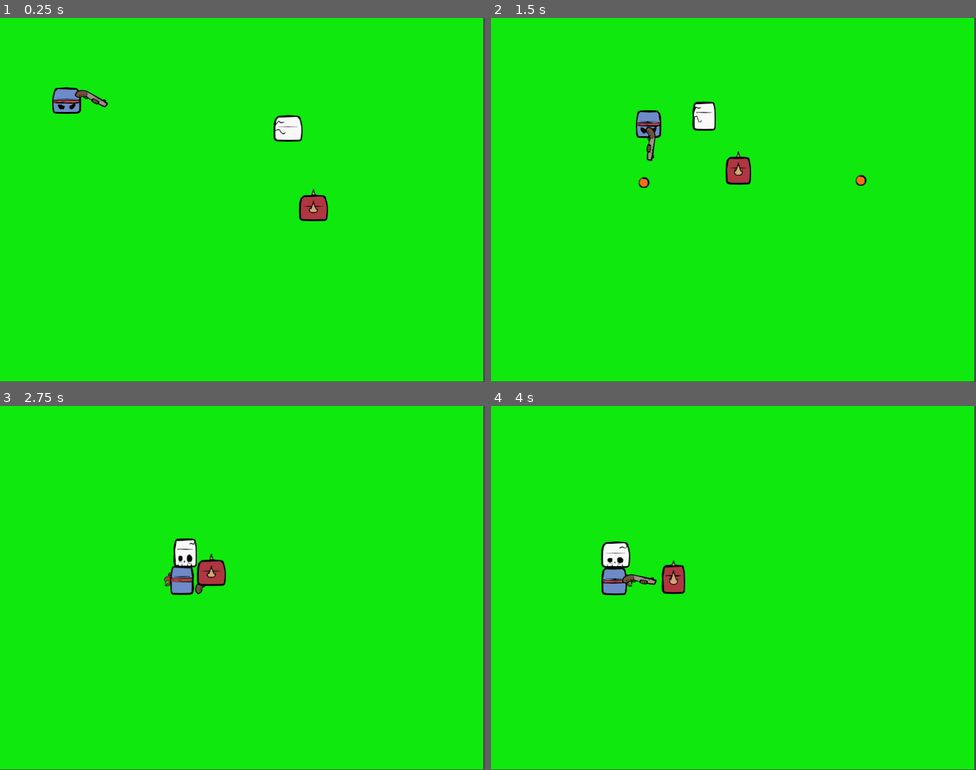
Above: before the commit, frames 1-4 (two rows, left to right).
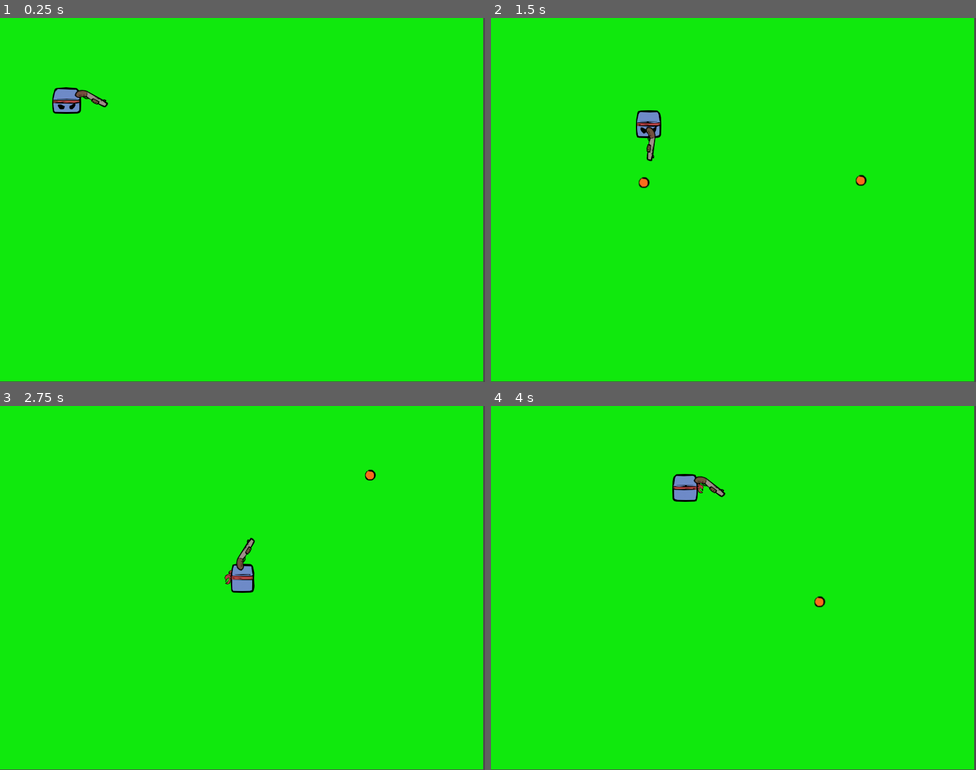
Above: after the commit, the same moments.

Repository: hipstarVenom/so-im-a-square
Game: Godot game, scene res://Scene/Main/main.tscn
The game is run twice, just before and just after one commit, with the same random seed, the same clock (stepped at 60 frames per second) and the same inputs.
Inputs (mouse positions are in pixels of both pictures, inside the frame that each line leads up to):
- Up to frame 1 (0.25 s): no input
- Up to frame 2 (1.5 s): move the mouse to (840, 181) at 0.52 s; hold Right (ui_right) 0.53-1.28 s; tap Space (shoot) at 0.6, 1.35 s; move the mouse to (636, 218) at 1.27 s; hold Down (ui_down) from 1.28 s (still down)
- Up to frame 3 (2.75 s): move the mouse to (291, 507) at 2.02 s; release Down (ui_down) at 2.03 s; hold Right (ui_right) from 2.03 s (still down); tap Space (shoot) at 2.1 s
- Up to frame 4 (4 s): move the mouse to (709, 660) at 2.77 s; release Right (ui_right) at 2.78 s; hold Up (ui_up) 2.78-3.53 s; tap Space (shoot) at 2.85, 3.6 s; move the mouse to (879, 642) at 3.52 s; hold Left (ui_left) from 3.53 s (still down)

The runs differ from the first frame. In frame 1, 0.8% of the frame differs, in the area x 56-68%, y 26-56%; in frame 2, 0.8%; in frame 3, 1.9%; in frame 4, 2.0%, in the area x 22-69%, y 18-56%.

Commit message:
feat : spawn system fix : run time error

Diff:
--- a/so-i-am-a-square-so-what-/Code/Gun/bullet.gd
+++ b/so-i-am-a-square-so-what-/Code/Gun/bullet.gd
@@ -27,7 +27,7 @@
 	if direction != Vector2.ZERO:
 		position += direction * speed * delta
 
-func _on_area_entered(area: Area2D):
+func _on_area_entered(_area: Area2D):
 	# Handle collision with other areas (like shields or triggers)
 	queue_free()
 
--- a/so-i-am-a-square-so-what-/Code/Monster/monster.gd
+++ b/so-i-am-a-square-so-what-/Code/Monster/monster.gd
@@ -6,6 +6,7 @@
 var health := max_health
 
 var player_body: CharacterBody2D = null
+
 
 func _ready():
 	var player_root = get_tree().get_root().find_child("player", true, false)
@@ -22,7 +23,7 @@
 
 	set_idle_anim(Vector2.DOWN)
 
-func _physics_process(delta):
+func _physics_process(_delta):
 	if not player_body:
 		return
 
@@ -41,13 +42,13 @@
 # Animation helpers
 # ======================
 func set_move_anim(dir: Vector2):
-	var name := get_anim_name(dir, "move")
-	anim.play(name)
+	var anim_name := get_anim_name(dir, "move")
+	anim.play(anim_name)
 	apply_flip(dir)
 
 func set_idle_anim(dir: Vector2):
-	var name := get_anim_name(dir, "idle")
-	anim.play(name)
+	var anim_name := get_anim_name(dir, "idle")
+	anim.play(anim_name)
 	apply_flip(dir)
 
 func apply_flip(dir: Vector2):
@@ -79,8 +80,8 @@
 	velocity = Vector2.ZERO
 
 	if has_node("CollisionShape2D"):
-		$CollisionShape2D.disabled = true
+		$CollisionShape2D.set_deferred("disabled", true)
 
 	anim.play("death")
 	await get_tree().create_timer(1.0).timeout
-	queue_free()
+	call_deferred("queue_free")
--- a/so-i-am-a-square-so-what-/Code/Player/player.gd
+++ b/so-i-am-a-square-so-what-/Code/Player/player.gd
@@ -22,7 +22,7 @@
 		gun_instance = gun_scene.instantiate() as Node2D
 		add_child(gun_instance)
 
-func _physics_process(delta: float) -> void:
+func _physics_process(_delta: float) -> void:
 	velocity = Vector2.ZERO
 
 	# Movement input
--- a/so-i-am-a-square-so-what-/Code/skeleton/skeleton.gd
+++ b/so-i-am-a-square-so-what-/Code/skeleton/skeleton.gd
@@ -22,7 +22,7 @@
 
 	set_idle_anim(Vector2.DOWN)
 
-func _physics_process(delta):
+func _physics_process(_delta):
 	if not player_body:
 		return
 
@@ -41,13 +41,13 @@
 # Animation helpers
 # ======================
 func set_move_anim(dir: Vector2):
-	var name := get_anim_name(dir, "move")
-	anim.play(name)
+	var anim_name := get_anim_name(dir, "move")
+	anim.play(anim_name)
 	apply_flip(dir)
 
 func set_idle_anim(dir: Vector2):
-	var name := get_anim_name(dir, "idle")
-	anim.play(name)
+	var anim_name := get_anim_name(dir, "idle")
+	anim.play(anim_name)
 	apply_flip(dir)
 
 func apply_flip(dir: Vector2):
@@ -79,8 +79,8 @@
 	velocity = Vector2.ZERO
 
 	if has_node("CollisionShape2D"):
-		$CollisionShape2D.disabled = true
+		$CollisionShape2D.set_deferred("disabled", true)
 
 	anim.play("death")
 	await get_tree().create_timer(1.0).timeout
-	queue_free()
+	call_deferred("queue_free")
--- /dev/null
+++ b/so-i-am-a-square-so-what-/Scene/Main/main.gd
@@ -0,0 +1,60 @@
+extends Node2D
+
+# Assign your monster scenes
+@export var monster_scene_1: PackedScene
+@export var monster_scene_2: PackedScene
+
+# Reference to player node
+@export var player: Node2D
+
+# Spawn intervals
+@export var spawn_interval_1: float = 15.0
+@export var spawn_interval_2: float = 30.0
+
+# Margin from edges
+@export var edge_margin: float = 50.0  # pixels from edges
+@export var player_safe_distance: float = 100.0  # pixels away from player
+
+var timer1: Timer
+var timer2: Timer
+
+func _ready():
+	# Timer for monster 1
+	timer1 = Timer.new()
+	timer1.wait_time = spawn_interval_1
+	timer1.one_shot = false
+	timer1.autostart = true
+	add_child(timer1)
+	timer1.timeout.connect(Callable(self, "_spawn_monster_1"))
+
+	# Timer for monster 2
+	timer2 = Timer.new()
+	timer2.wait_time = spawn_interval_2
+	timer2.one_shot = false
+	timer2.autostart = true
+	add_child(timer2)
+	timer2.timeout.connect(Callable(self, "_spawn_monster_2"))
+
+func _spawn_monster_1():
+	_spawn_monster(monster_scene_1)
+
+func _spawn_monster_2():
+	_spawn_monster(monster_scene_2)
+
+func _spawn_monster(monster_scene: PackedScene):
+	var monster_instance = monster_scene.instantiate()
+	var viewport_size = get_viewport_rect().size
+
+	var spawn_position = Vector2.ZERO
+	var tries = 0
+	# Keep trying random positions until it is far enough from player
+	while tries < 50:
+		var x = randf_range(edge_margin, viewport_size.x - edge_margin)
+		var y = randf_range(edge_margin, viewport_size.y - edge_margin)
+		spawn_position = Vector2(x, y)
+		if player == null or spawn_position.distance_to(player.position) >= player_safe_distance:
+			break
+		tries += 1
+
+	monster_instance.position = spawn_position
+	get_parent().add_child(monster_instance)
--- a/so-i-am-a-square-so-what-/Scene/Main/main.tscn
+++ b/so-i-am-a-square-so-what-/Scene/Main/main.tscn
@@ -1,10 +1,15 @@
-[gd_scene load_steps=4 format=3 uid="uid://by1q6un7dxqu6"]
+[gd_scene load_steps=5 format=3 uid="uid://by1q6un7dxqu6"]
 
 [ext_resource type="PackedScene" uid="uid://cmihqqysnk21k" path="res://Scene/Player/player.tscn" id="1_ajaps"]
+[ext_resource type="Script" uid="uid://dblpeit1y4pn0" path="res://Scene/Main/main.gd" id="1_m5fuk"]
 [ext_resource type="PackedScene" uid="uid://4v13saxa1w3l" path="res://Scene/Monster/monster.tscn" id="2_c5csi"]
 [ext_resource type="PackedScene" uid="uid://dss6vkjmncff3" path="res://Scene/skeleton/skeleton.tscn" id="3_pw3jx"]
 
-[node name="main" type="Node2D"]
+[node name="main" type="Node2D" node_paths=PackedStringArray("player")]
+script = ExtResource("1_m5fuk")
+monster_scene_1 = ExtResource("3_pw3jx")
+monster_scene_2 = ExtResource("2_c5csi")
+player = NodePath("player")
 
 [node name="ColorRect" type="ColorRect" parent="."]
 offset_right = 800.0
@@ -16,9 +21,3 @@
 
 [node name="Camera2D" type="Camera2D" parent="."]
 position = Vector2(403, 300)
-
-[node name="monster" parent="." instance=ExtResource("2_c5csi")]
-position = Vector2(543, 320)
-
-[node name="skeleton" parent="." instance=ExtResource("3_pw3jx")]
-position = Vector2(503, 182)
Not shown, added: so-i-am-a-square-so-what-/Scene/Main/main.gd.uid
